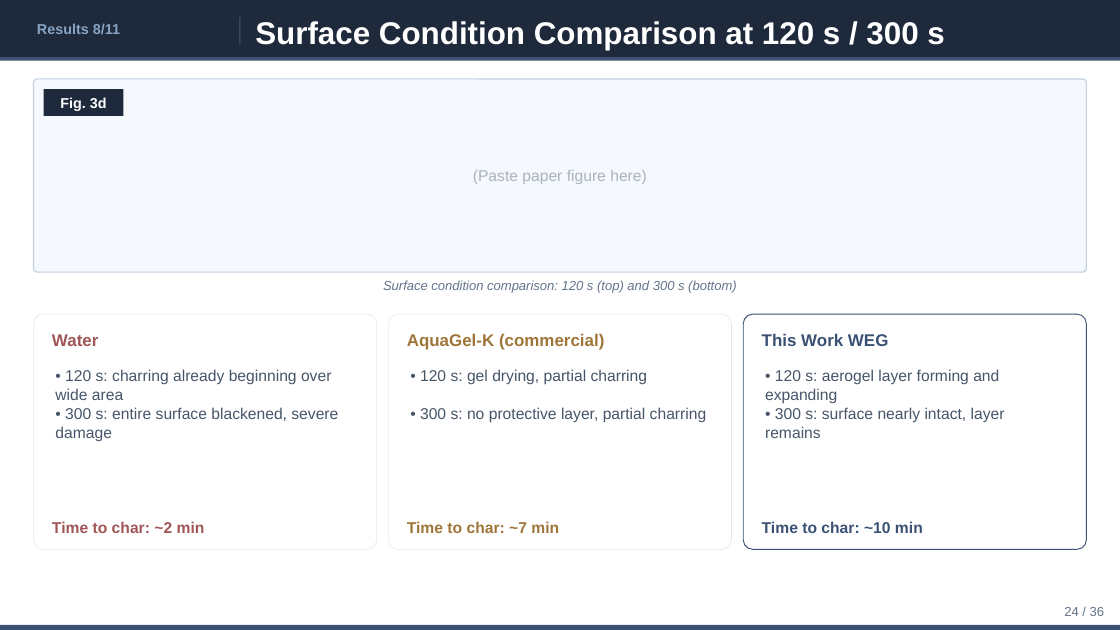
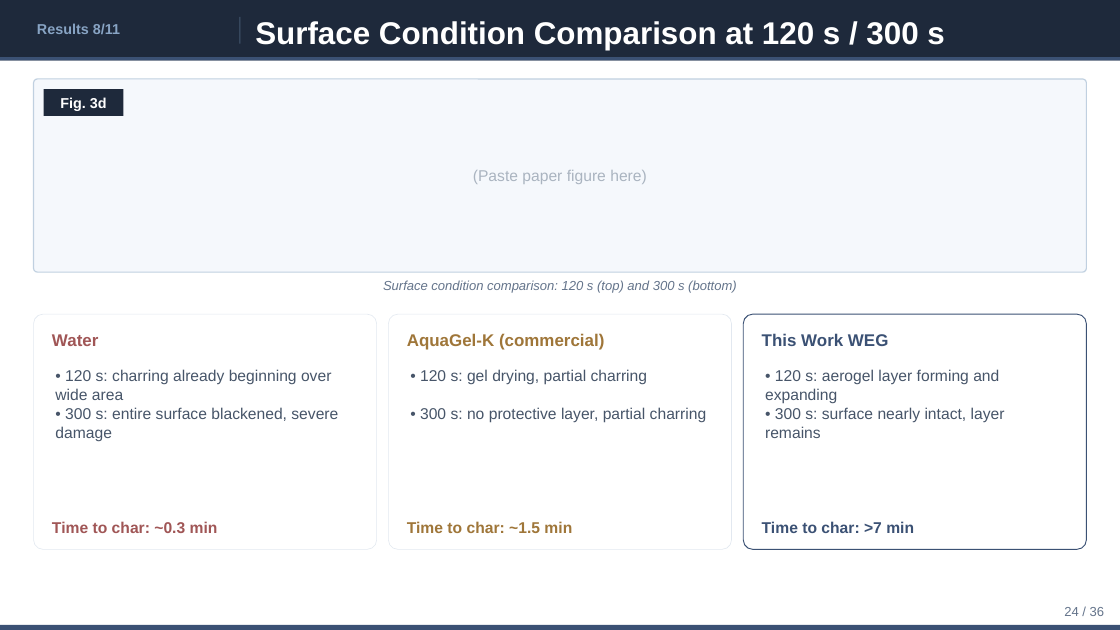
Before and after one commit to ytaisei0525-design/my-first-claude, a slide deck: slide 24 of slides_en.pptx. Drawn at 1120x630 pixels with LibreOffice and Linux fonts; fonts in the diff are those of the drawing. Boxes give left, top, right and bottom in pixels: in the first picture for what was removed or moved away, otherwise in the second. Text is boxed around its words. In the diff, an @@ line names an element or a change of style, - is before the commit and + after.

```diff
--- a/slides_en.pptx
+++ b/slides_en.pptx
@@ text at (52, 521, 218, 533): text changed @@
-Time to char: ~2 min
+Time to char: ~0.3 min
@@ text at (407, 521, 572, 533): text changed @@
-Time to char: ~7 min
+Time to char: ~1.5 min
@@ text at (762, 521, 914, 533): text changed @@
-Time to char: ~10 min
+Time to char: >7 min
```
Also in this commit, not shown: 15 other slides changed, 1 slide added, 1 slide removed, 1 other file.
